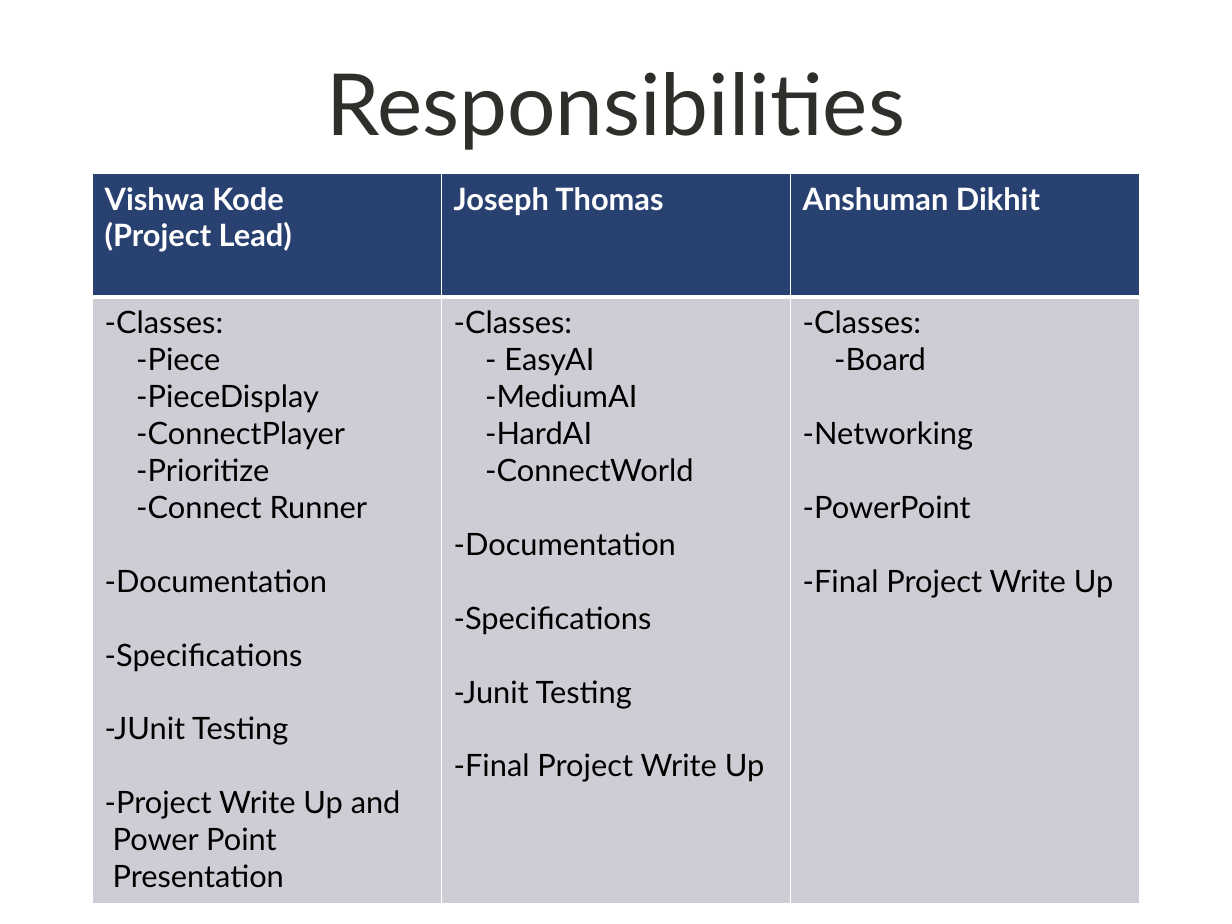
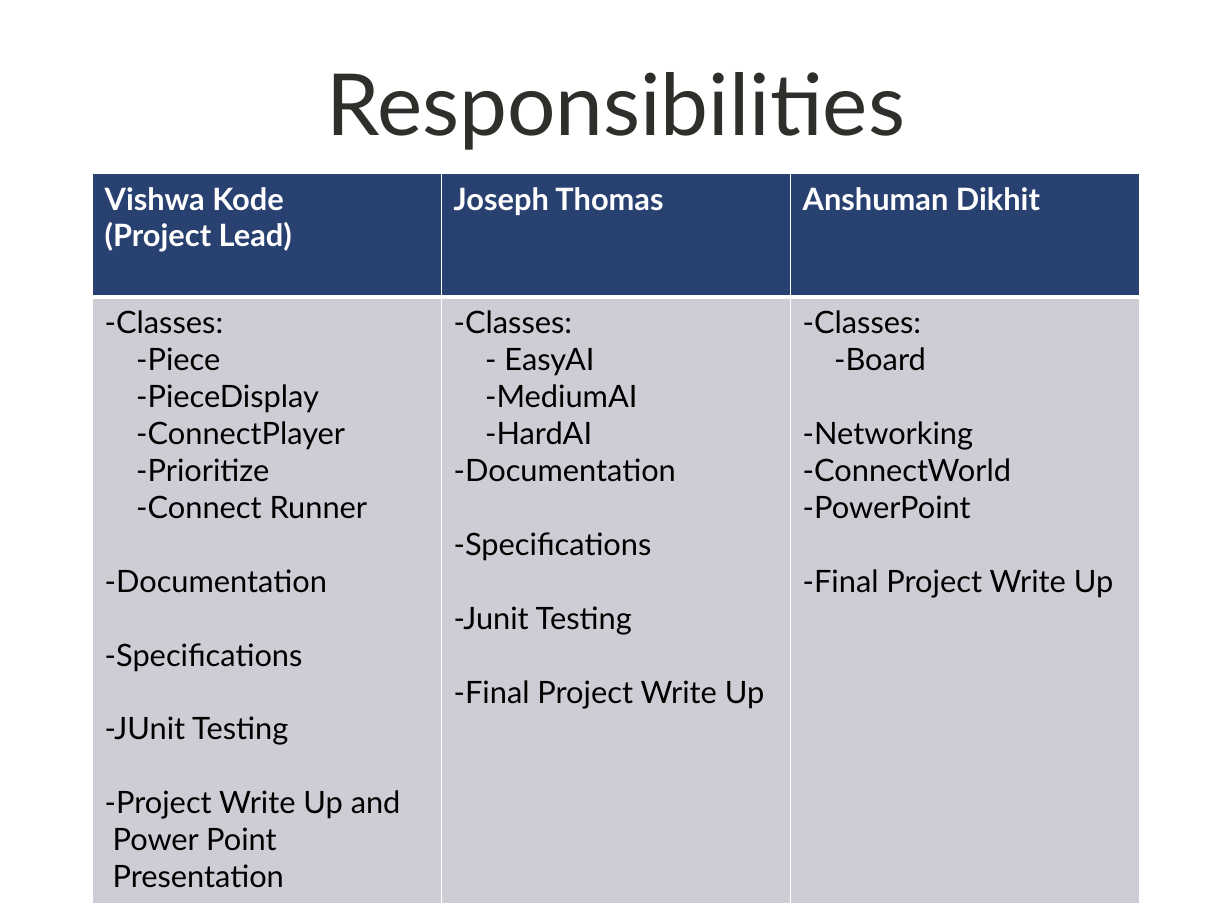
Before and after one commit to JosephThomas/Connect4APCS, a slide deck: slide 4 of Connect Four APCS Presentation_Period 2_VishwaKode (1) (2).pptx. Drawn at 1232x924 pixels with LibreOffice and Linux fonts; fonts in the diff are those of the drawing; background and template pictures are left out. Boxes give left, top, right and bottom in pixels: in the first picture for what was removed or moved away, otherwise in the second. Text is boxed around its words. In the diff, an @@ line names an element or a change of style, - is before the commit and + after.

Commit message:
final final final -_-

```diff
--- a/Connect Four APCS Presentation_Period 2_VishwaKode (1) (2).pptx
+++ b/Connect Four APCS Presentation_Period 2_VishwaKode (1) (2).pptx
@@ table at (x1=92, y1=174, x2=1138, y2=904) @@
-row 2, column 2: -Classes: / - EasyAI / -MediumAI / -HardAI / -ConnectWorld / -Documentation / -Specifications / -Junit Testing / -Final Project Write Up
+row 2, column 2: -Classes: / - EasyAI / -MediumAI / -HardAI / -Documentation / -Specifications / -Junit Testing / -Final Project Write Up
-row 2, column 3: -Classes: / -Board / -Networking / -PowerPoint / -Final Project Write Up
+row 2, column 3: -Classes: / -Board / -Networking / -ConnectWorld / -PowerPoint / -Final Project Write Up
```
Also in this commit, not shown: 1 other slide changed.
